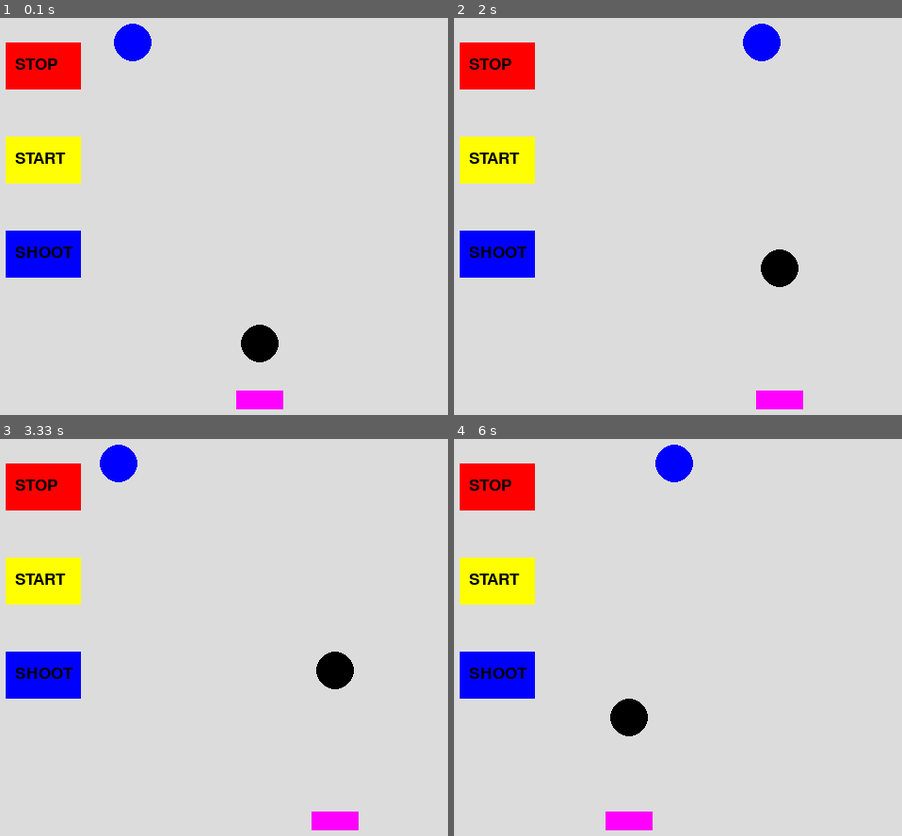
Above: before the commit, frames 1-4 (two rows, left to right).
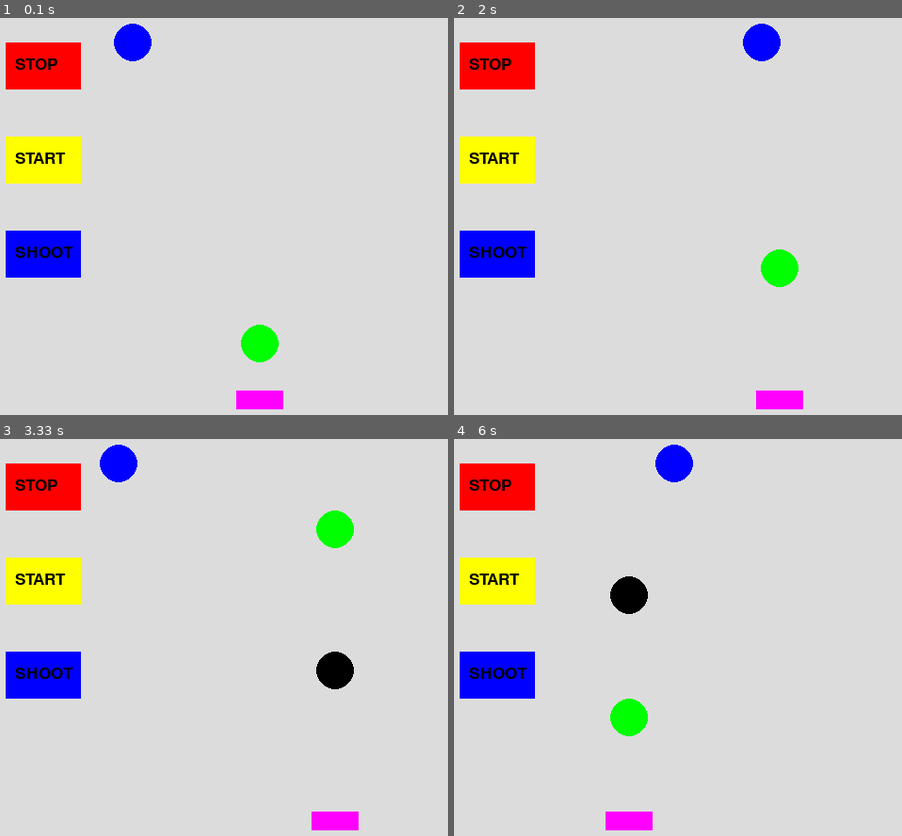
Above: after the commit, the same moments.

Repository: snc29654/pygame
Game: pygame game, started from shooting.py
Same seed, same stepped clock (60 frames per second), same inputs: the game is played once before the commit and once after it.
Inputs:
- Up to frame 1 (0.1 s): no input
- Up to frame 2 (2 s): tap Space at 0.33, 0.73, 1.03, 1.73 s; hold Right 0.67-1.13 s; hold Left from 1.67 s (still down)
- Up to frame 3 (3.33 s): tap Space at 2.03, 2.3, 2.6, 2.73, 3.03 s; release Left at 2.2 s; hold Left 2.23-2.63 s; hold Right 2.67-3.3 s
- Up to frame 4 (6 s): click "SHOOT" at 3.38 s; hold Left 3.67-4.13 s; tap Space at 3.73, 4.03, 4.23, 4.53, 4.73, 5.03, 5.23, 5.53, 5.8 s; hold Right 4.17-4.63 s; hold Right 4.67-5.13 s; hold Left 5.17-5.7 s; hold Left from 5.73 s (still down)

The runs differ from the first frame. In frame 1, 0.6% of the frame differs, in the area x 53-63%, y 77-87%; in frame 2, 0.6%; in frame 3, 0.6%; in frame 4, 1.2%, in the area x 34-44%, y 34-75%.

Commit message:
2連射対応

Diff:
--- a/shooting.py
+++ b/shooting.py
@@ -17,7 +17,8 @@
     x=150
     y = 30
     x2=300
-    y2 =400
+    by0 =400
+    by1 =400
 
     x3=300
     y3 =400
@@ -26,6 +27,7 @@
     hit=0
     going = True
     state = 0
+    bstate = 0
     while going:
         pressed = pygame.key.get_pressed()
         if pressed[pygame.K_LEFT]:
@@ -40,21 +42,21 @@
                 going = False
 
 
-
-
-
             if event.type == KEYDOWN:
                 if event.key == K_LEFT:
                     x3=x3-10
                 if event.key == K_RIGHT:
                     x3=x3+10
                 if event.key == K_SPACE:
-                    y2=400
+                    if(bstate==0):
+                        by0=400
+                        bstate=1
+                    else:
+                        by1=400
+                        bstate=0
+
                     stop=0
-
-
-
-
+                    print(bstate,by0,by1)
 
 
             if event.type == pygame.MOUSEBUTTONDOWN:
@@ -63,20 +65,28 @@
                 if start_button.collidepoint(event.pos):
                     stop=0
                 if reset_button.collidepoint(event.pos):
-                    y2=400
+                    by0=400
                     stop=0
 
         if(((x3>(x-10))and(x3<(x+10)))
-         and((y2>(y-10))and(y2<(y+10)))):
+         and((by0>(y-10))and(by0<(y+10)))):
             print("hit")
             hit=1
 
+        if(((x3>(x-10))and(x3<(x+10)))
+         and((by1>(y-10))and(by1<(y+10)))):
+            print("hit")
+            hit=1
 
         main_surface.fill((220, 220, 220))
         pygame.draw.rect(main_surface, (255, 0, 0), stop_button)
         pygame.draw.rect(main_surface, (255, 255, 0), start_button)
         pygame.draw.rect(main_surface, (0, 0, 255), reset_button)
-        y2 -=10
+
+        by0 -=10
+        by1 -=10
+
+
         if(stop==1):
             pass
         else:
@@ -90,7 +100,9 @@
                     state=0
 
         pygame.draw.circle(main_surface, (0,0,255), (x, y), 20)
-        pygame.draw.circle(main_surface, (0,0,0), (x3, y2), 20)
+
+        pygame.draw.circle(main_surface, (0,0,0), (x3, by0), 20)
+        pygame.draw.circle(main_surface, (0,255,0), (x3, by1), 20)
 
         #pygame.draw.circle(main_surface, (255,0,255), (x3, y3), 20)
 
